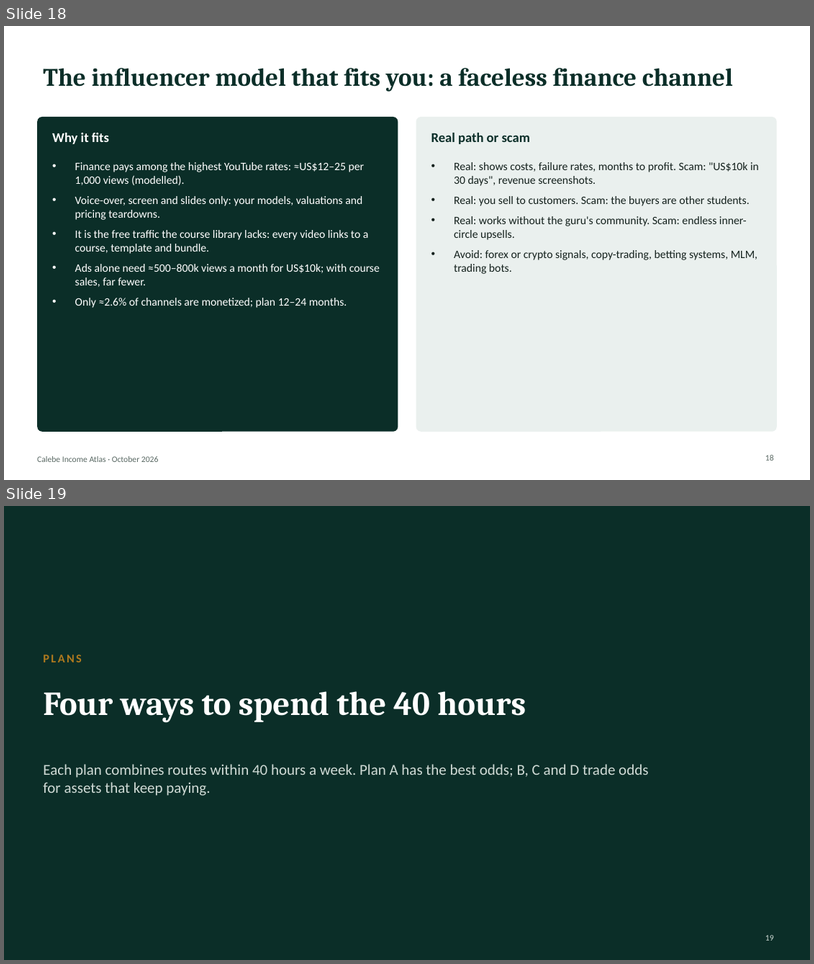
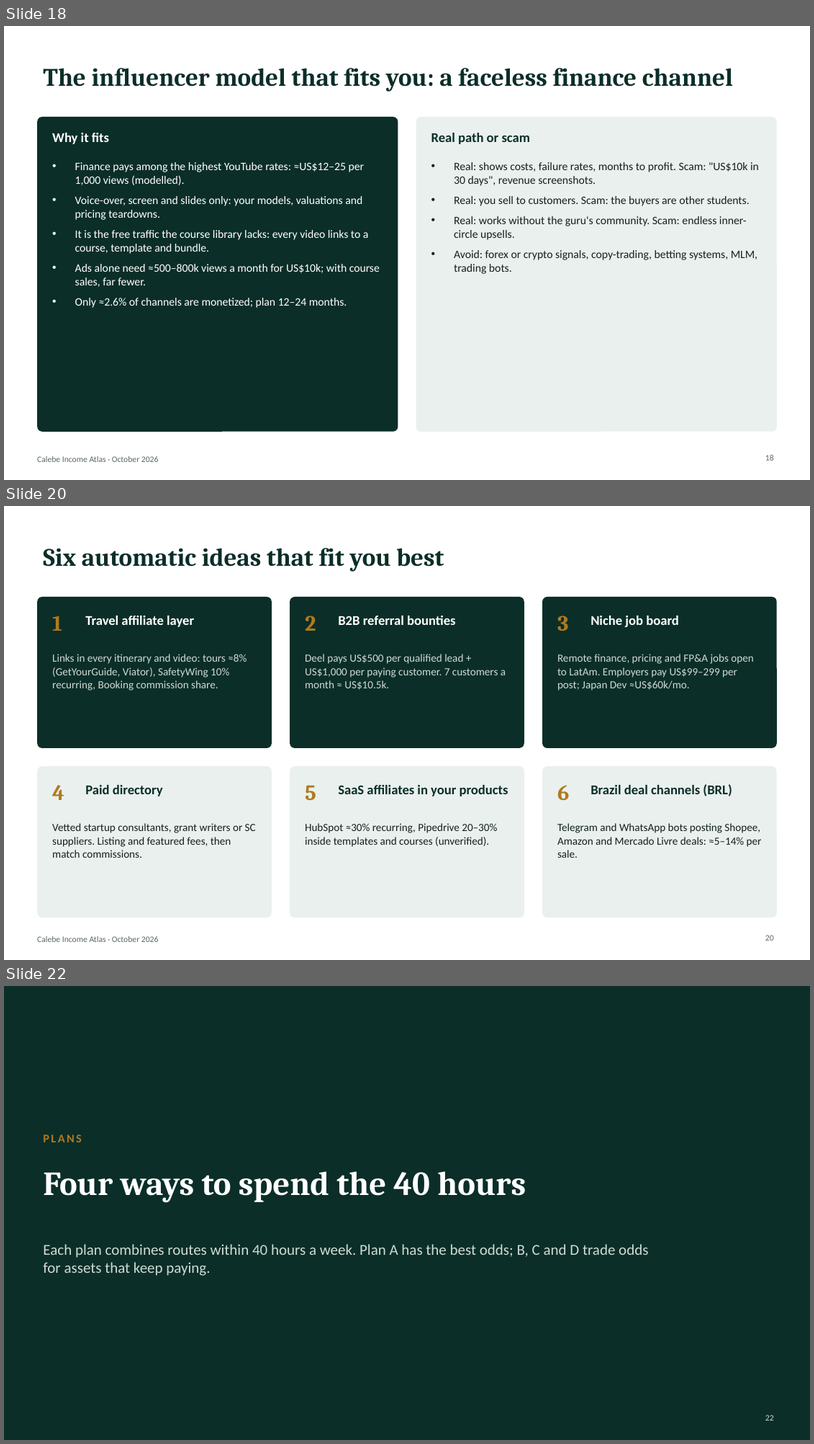
Before and after one commit to algarcalebe-web/legendary-bassoon, a slide deck: research/Calebe_Income_Atlas.pptx. Shown one above the other, each under a label of ours: slides 18 and 19 before the commit, slides 18, 20 and 22 after it; the slides between them are not shown. The pictures are 814x964 and 814x1444 pixels, drawn with LibreOffice and Linux fonts; fonts in the diff are those of the drawing. Boxes give left, top, right and bottom in pixels: in the first picture for what was removed or moved away, otherwise in the second. Text is boxed around its words. In the diff, an @@ line names an element or a change of style, - is before the commit and + after.

```diff
--- a/research/Calebe_Income_Atlas.pptx
+++ b/research/Calebe_Income_Atlas.pptx
@@ slide 20 added at [4, 506, 810, 960], background #FFFFFF; not listed: 1 template element that a slide beside it also shows @@
@@ title added at [43, 548, 444, 572], 30 pt, text #0B2E28, bold @@
+Six automatic ideas that fit you best
@@ rounded rectangle added at [37, 597, 272, 748], fill #0B2E28 @@
@@ rounded rectangle added at [290, 597, 525, 748], fill #0B2E28 @@
@@ rounded rectangle added at [543, 597, 778, 748], fill #0B2E28 @@
@@ text added at [52, 616, 62, 631], 26 pt, text #B07A1E, bold @@
+1
@@ text added at [85, 615, 194, 627], 16 pt, text #FFFFFF, bold @@
+Travel affiliate layer
@@ text added at [305, 615, 316, 631], 26 pt, text #B07A1E, bold @@
+2
@@ text added at [338, 615, 455, 625], 16 pt, text #FFFFFF, bold @@
+B2B referral bounties
@@ text added at [558, 615, 568, 631], 26 pt, text #B07A1E, bold @@
+3
@@ text added at [591, 615, 679, 627], 16 pt, text #FFFFFF, bold @@
+Niche job board
@@ text added at [52, 654, 247, 690], 13 pt, text #CFDAD5 @@
+Links in every itinerary and video: tours ≈8% (GetYourGuide, Viator), SafetyWing 10% recurring, Booking commission share.
@@ text added at [305, 654, 506, 690], 13 pt, text #CFDAD5 @@
+Deel pays US$500 per qualified lead + US$1,000 per paying customer. 7 customers a month ≈ US$10.5k.
@@ text added at [558, 654, 754, 690], 13 pt, text #CFDAD5 @@
+Remote finance, pricing and FP&A jobs open to LatAm. Employers pay US$99–299 per post; Japan Dev ≈US$60k/mo.
@@ rounded rectangle added at [37, 766, 272, 917], fill #EAF0EE @@
@@ text added at [52, 785, 64, 800], 26 pt, text #B07A1E, bold @@
+4
@@ text added at [85, 785, 163, 796], 16 pt, text #0B2E28, bold @@
+Paid directory
@@ rounded rectangle added at [290, 766, 525, 917], fill #EAF0EE @@
@@ text added at [305, 785, 316, 800], 26 pt, text #B07A1E, bold @@
+5
@@ text added at [338, 785, 509, 796], 16 pt, text #0B2E28, bold @@
+SaaS affiliates in your products
@@ rounded rectangle added at [543, 766, 778, 917], fill #EAF0EE @@
@@ text added at [558, 785, 569, 800], 26 pt, text #B07A1E, bold @@
+6
@@ text added at [591, 784, 732, 796], 16 pt, text #0B2E28, bold @@
+Brazil deal channels (BRL)
@@ text added at [52, 823, 256, 857], 13 pt, text #14211D @@
+Vetted startup consultants, grant writers or SC suppliers. Listing and featured fees, then match commissions.
@@ text added at [305, 823, 497, 847], 13 pt, text #14211D @@
+HubSpot ≈30% recurring, Pipedrive 20–30% inside templates and courses (unverified).
@@ text added at [558, 823, 762, 857], 13 pt, text #14211D @@
+Telegram and WhatsApp bots posting Shopee, Amazon and Mercado Livre deals: ≈5–14% per sale.
@@ page number added at [766, 934, 774, 940], 10 pt, text #5A6964 @@
+20
@@ what was slide 19 is now slide 22 @@
@@ page number at [766, 1414, 774, 1420]: text changed @@
-19
+22
```
Also in this commit, not shown: 1 slide changed, 2 other slides added, 2 other files.
